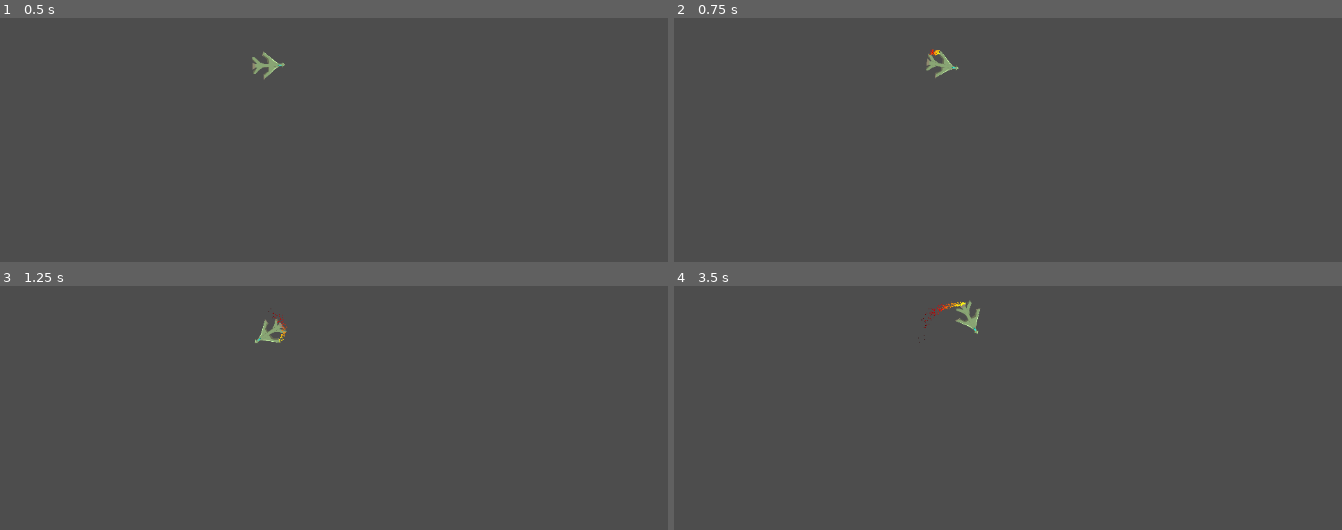
Above: before the commit, frames 1-4 (two rows, left to right).
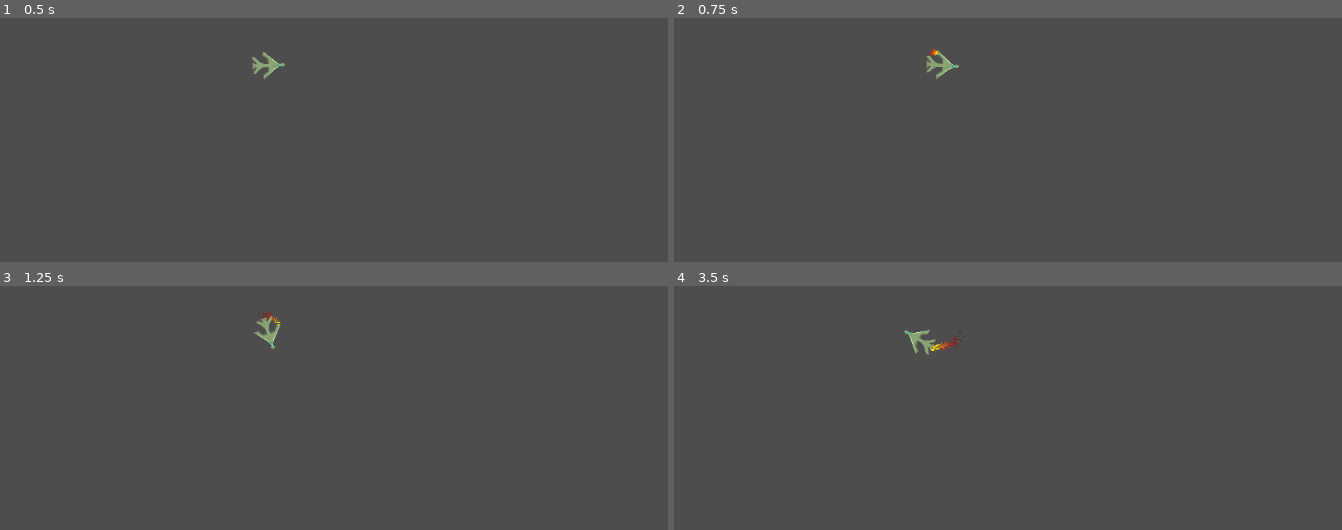
Above: after the commit, the same moments.

Repository: thekevalian/Space-Race
Game: Godot game, scene res://Scenes/Move_Test.tscn
Same seed, same stepped clock (60 frames per second), same inputs: the game is played once before the commit and once after it. This scene is started directly instead of the project's main scene.
Inputs:
- Up to frame 1 (0.5 s): no input
- Up to frame 2 (0.75 s): tap Enter (ui_accept) at 0.5 s; hold D from 0.53 s (still down)
- Up to frame 3 (1.25 s): keep holding D; tap Enter (ui_accept) at 0.77 s
- Up to frame 4 (3.5 s): release D at 1.28 s; hold A 1.28-2.03 s; tap Enter (ui_accept) at 1.52, 3.02 s; hold D 2.03-2.78 s; hold W from 2.78 s (still down)

Frame 1 is identical in both runs. In frame 2, 0.1% of the frame differs, in the area x 37-43%, y 12-25%; in frame 3, 0.3%; in frame 4, 0.6%, in the area x 34-46%, y 5-29%.

Commit message:
Adjusting Numbers
Adjusting values for movement speed.

Diff:
--- a/space-race/Scripts/Player_Movement.gd
+++ b/space-race/Scripts/Player_Movement.gd
@@ -1,8 +1,8 @@
 extends RigidBody2D
 
-@export var thrust_force: float = 600.0     # How strong the forward thrust is
-@export var rotation_speed: float = 300.0     # How fast the ship rotates (radians/sec)
-@export var max_speed: float = 400.0        # Optional speed cap
+@export var thrust_force: float = 400.0     # How strong the forward thrust is
+@export var rotation_speed: float = 150.0     # How fast the ship rotates (radians/sec)
+@export var max_speed: float = 500.0        # Optional speed cap
 
 @onready var particleMain: CPUParticles2D = $ParticlesMain/CPUParticles2D
 @onready var particleLeft: CPUParticles2D = $ParticlesLeft/CPUParticles2D
